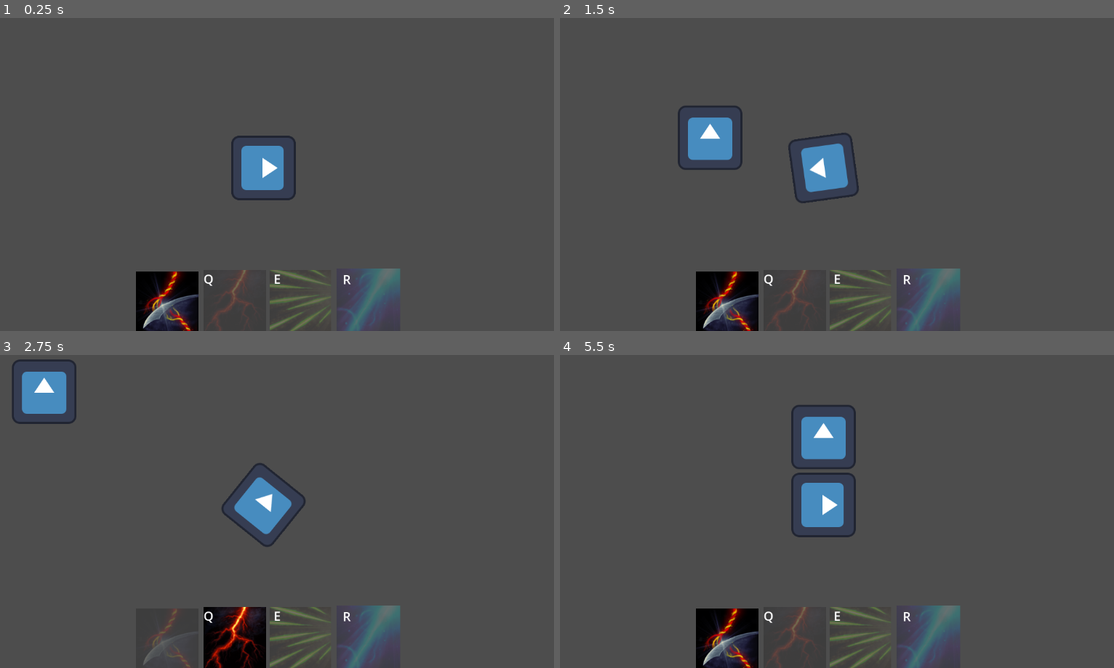
Above: before the commit, frames 1-4 (two rows, left to right).
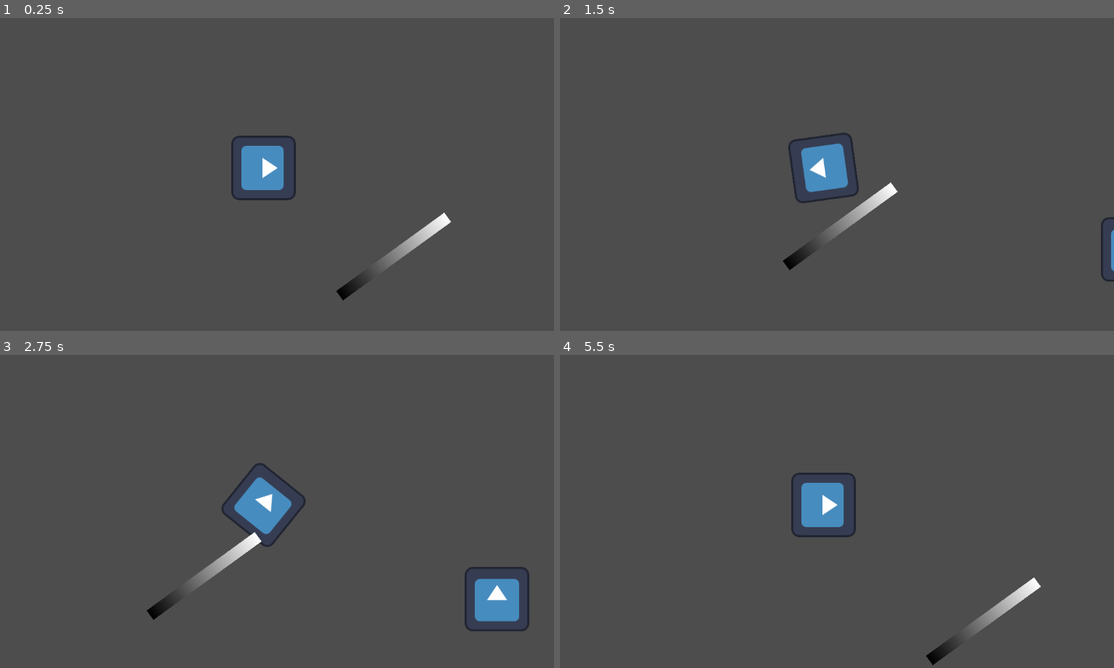
Above: after the commit, the same moments.

Repository: EamonnMR/chrome-crusher
Game: Godot game, scene res://Main.tscn
Same seed, same stepped clock (60 frames per second), same inputs: the game is played once before the commit and once after it. The engine's default icon, where the game draws it, is replaced by a stand-in: a white triangle on a blue panel in a dark square.
Inputs (mouse positions are in pixels of both pictures, inside the frame that each line leads up to):
- Up to frame 1 (0.25 s): no input
- Up to frame 2 (1.5 s): tap Enter at 0.5 s; move the mouse to (953, 152) at 0.52 s; hold D 0.53-1.28 s; hold Right mouse button (block) 0.53-1.28 s; move the mouse to (709, 183) at 1.27 s; hold S from 1.28 s (still down); click (709, 183) at 1.35 s
- Up to frame 3 (2.75 s): move the mouse to (321, 433) at 2.02 s; release S at 2.03 s; hold D from 2.03 s (still down); hold Q from 2.03 s (still down)
- Up to frame 4 (5.5 s): move the mouse to (792, 570) at 2.77 s; release D at 2.78 s; release Q at 2.78 s; hold W 2.78-3.53 s; tap E at 2.85 s; move the mouse to (997, 555) at 3.52 s; hold R 3.53-4.28 s; hold A 3.53-5.03 s; move the mouse to (648, 455) at 4.27 s; right-click (648, 455) at 4.35 s; move the mouse to (853, 505) at 5.02 s; press the mouse at (853, 505) at 5.03 s; hold S from 5.03 s (still down)

The runs differ from the first frame. In frame 1, 4.4% of the frame differs, in the area x 24-82%, y 62-100%; in frame 2, 6.0%; in frame 3, 7.3%, in the area x 2-96%, y 1-100%; in frame 4, 5.9%.

Commit message:
Wall to obstruct movement and projetiles

Diff:
--- a/Main.tscn
+++ b/Main.tscn
@@ -1,14 +1,19 @@
-[gd_scene load_steps=4 format=3 uid="uid://c4tvi2paprxm4"]
+[gd_scene load_steps=5 format=3 uid="uid://c4tvi2paprxm4"]
 
 [ext_resource type="PackedScene" uid="uid://ci5ryfv1dtg7p" path="res://player.tscn" id="3_6mvui"]
 [ext_resource type="Texture2D" uid="uid://di8ha6ppvagus" path="res://icon.svg" id="3_c1jtg"]
 [ext_resource type="PackedScene" uid="uid://p4el6x1jfav3" path="res://ui/hud/hud.tscn" id="3_gk6yj"]
+[ext_resource type="PackedScene" uid="uid://btip2mr61iw3i" path="res://entities/placeholder_wall.tscn" id="4_btjl6"]
 
 [node name="World" type="Node2D"]
 
 [node name="Turret@Icon" type="Sprite2D" parent="."]
+position = Vector2(839, 222)
 texture = ExtResource("3_c1jtg")
 
 [node name="HUD" parent="." instance=ExtResource("3_gk6yj")]
+visible = false
 
 [node name="Player" parent="." instance=ExtResource("3_6mvui")]
+
+[node name="Wall" parent="." instance=ExtResource("4_btjl6")]
--- /dev/null
+++ b/entities/placeholder_wall.tscn
@@ -0,0 +1,22 @@
+[gd_scene load_steps=4 format=3 uid="uid://btip2mr61iw3i"]
+
+[sub_resource type="RectangleShape2D" id="RectangleShape2D_c1smt"]
+size = Vector2(266, 20)
+
+[sub_resource type="Gradient" id="Gradient_8s3fc"]
+
+[sub_resource type="GradientTexture2D" id="GradientTexture2D_y122f"]
+gradient = SubResource("Gradient_8s3fc")
+width = 265
+height = 23
+
+[node name="Wall" type="StaticBody2D"]
+position = Vector2(258, 176)
+rotation = -0.62841
+collision_mask = 0
+
+[node name="CollisionShape2D" type="CollisionShape2D" parent="."]
+shape = SubResource("RectangleShape2D_c1smt")
+
+[node name="Sprite2D" type="Sprite2D" parent="."]
+texture = SubResource("GradientTexture2D_y122f")
--- a/player.tscn
+++ b/player.tscn
@@ -9,7 +9,11 @@
 [ext_resource type="PackedScene" uid="uid://cq3ts2w8upfx1" path="res://entities/projectiles/proj_green.tscn" id="6_1021j"]
 [ext_resource type="PackedScene" uid="uid://cjagpogc8v5cn" path="res://entities/projectiles/proj_blue.tscn" id="7_hn20c"]
 
+[sub_resource type="CircleShape2D" id="CircleShape2D_1y61n"]
+radius = 56.0089
+
 [node name="Player" type="CharacterBody2D"]
+collision_layer = 0
 script = ExtResource("1_nlh1m")
 
 [node name="Sprite" type="Sprite2D" parent="."]
@@ -36,3 +40,6 @@
 script = ExtResource("5_ewnqr")
 
 [node name="Camera2D" type="Camera2D" parent="."]
+
+[node name="CollisionShape2D" type="CollisionShape2D" parent="."]
+shape = SubResource("CircleShape2D_1y61n")
Not shown: 1 places in player.tscn that only renumber resources
